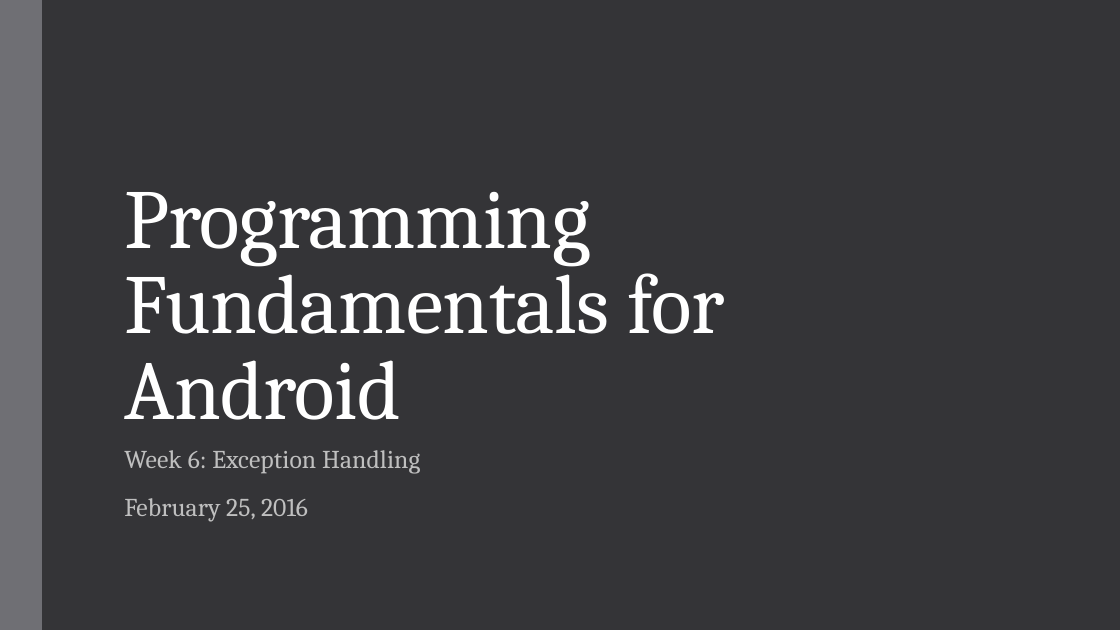
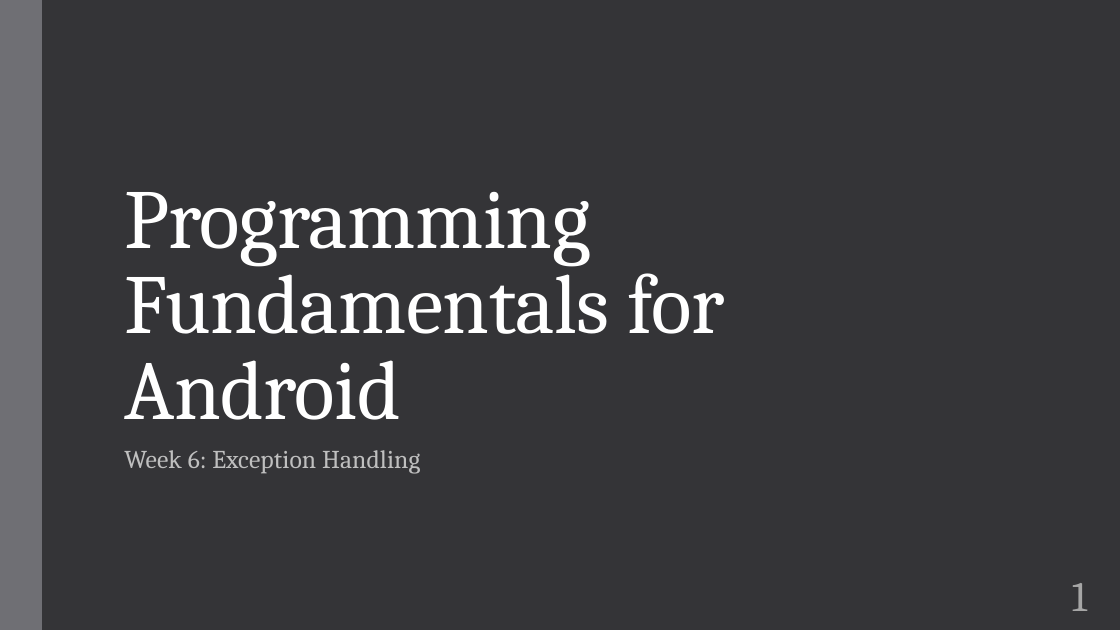
Before and after one commit to zarthur/CSCC-Fundamentals-Android-Notes, a slide deck: slide 1 of week_06/week_06.pptx. Drawn at 1120x630 pixels with LibreOffice and Linux fonts; fonts in the diff are those of the drawing. Boxes give left, top, right and bottom in pixels: in the first picture for what was removed or moved away, otherwise in the second. Text is boxed around its words. In the diff, an @@ line names an element or a change of style, - is before the commit and + after.

```diff
--- a/week_06/week_06.pptx
+++ b/week_06/week_06.pptx
@@ subtitle at (x1=124, y1=498, x2=308, y2=522): paragraph removed @@
-February 25, 2016
@@ page number added at (x1=1072, y1=583, x2=1087, y2=611), 36 pt, text #A6A6A6 @@
+1
```
Also in this commit, not shown: 9 other slides changed, 2 other files.
